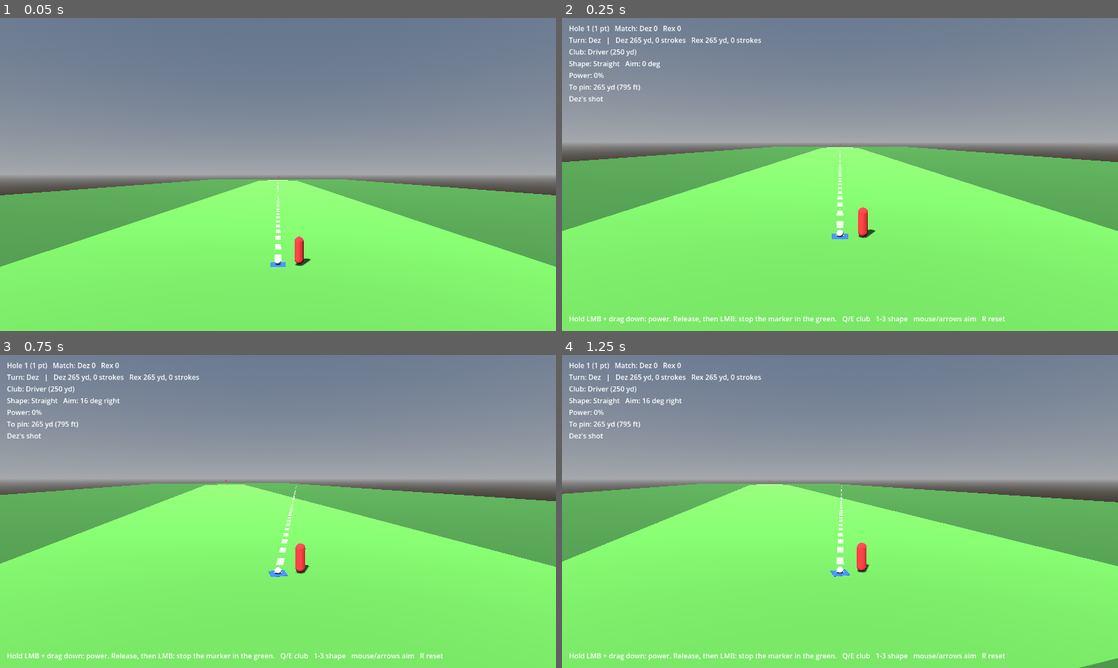
Above: before the commit, frames 1-4 (two rows, left to right).
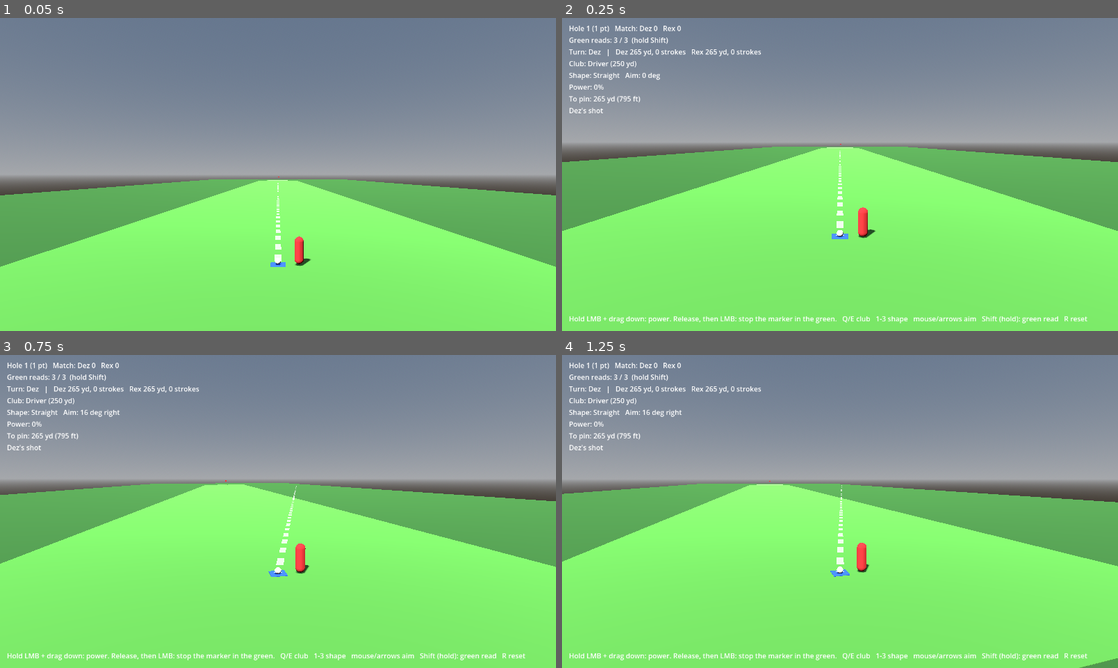
Above: after the commit, the same moments.

Repository: tredaman5/Back-Nine
Game: Godot game, scene res://scenes/test/test_course.tscn
Two runs of this game, one before a commit and one after it. Both use one fixed random seed, a clock stepped at 60 frames per second and the inputs below.
Inputs (mouse positions are in pixels of both pictures, inside the frame that each line leads up to):
- Up to frame 1 (0.05 s): no input
- Up to frame 2 (0.25 s): no input
- Up to frame 3 (0.75 s): tap Enter at 0.5 s; move the mouse to (400, 495) at 0.52 s; tap Left (aim_left) at 0.6 s
- Up to frame 4 (1.25 s): no input

Frame 1 is identical in both runs. In frame 2, 1.3% of the frame differs, in the area x 1-95%, y 6-98%; in frame 3, 1.4%; in frame 4, 1.4%.

Commit message:
Show green reads in HUD and give balls the hole's green slope

Diff:
--- a/scenes/ui/hud.tscn
+++ b/scenes/ui/hud.tscn
@@ -18,6 +18,12 @@
 layout_mode = 2
 mouse_filter = 2
 text = "Score"
+
+[node name="ReadsLabel" type="Label" parent="Info"]
+unique_name_in_owner = true
+layout_mode = 2
+mouse_filter = 2
+text = "Green reads"
 
 [node name="MatchLabel" type="Label" parent="Info"]
 unique_name_in_owner = true
@@ -60,7 +66,7 @@
 offset_right = 1260.0
 offset_bottom = 710.0
 mouse_filter = 2
-text = "Hold LMB + drag down: power. Release, then LMB: stop the marker in the green.   Q/E club   1-3 shape   mouse/arrows aim   R reset"
+text = "Hold LMB + drag down: power. Release, then LMB: stop the marker in the green.   Q/E club   1-3 shape   mouse/arrows aim   Shift (hold): green read   R reset"
 
 [node name="SwingMeter" type="Control" parent="."]
 mouse_filter = 2
--- a/scripts/debug/match_debug.gd
+++ b/scripts/debug/match_debug.gd
@@ -37,6 +37,7 @@
 		player.ball,
 		hole.cup)
 	_hud.bind_match(_manager, hole)
+	_hud.bind_reader(player.get_node("GreenReader") as GreenReader)
 
 	(player.get_node("SwingController") as SwingController).swing_resolved.connect(_on_swing_resolved)
 	for golfer: Golfer in _manager.golfers:
--- a/scripts/match/match_manager.gd
+++ b/scripts/match/match_manager.gd
@@ -43,6 +43,7 @@
 	for golfer: Golfer in golfers:
 		var ball := ball_scene.instantiate() as BallPhysics
 		get_parent().add_child(ball)
+		ball.green_slope = hole.green_slope_at
 		golfer.set_ball(ball)
 		golfer.hole = hole
 		golfer.bind_match(self)
--- a/scripts/ui/hud_controller.gd
+++ b/scripts/ui/hud_controller.gd
@@ -5,6 +5,7 @@
 
 const FEET_PER_YARD: float = 3.0
 
+@onready var _reads_label: Label = %ReadsLabel
 @onready var _score_label: Label = %ScoreLabel
 @onready var _match_label: Label = %MatchLabel
 @onready var _club_label: Label = %ClubLabel
@@ -40,6 +41,16 @@
 	manager.turn_started.connect(_on_turn_started)
 
 
+## Show how many green reads are left this hole.
+func bind_reader(reader: GreenReader) -> void:
+	reader.reads_changed.connect(_on_reads_changed)
+	_on_reads_changed(reader.reads_left)
+
+
+func _on_reads_changed(reads_left: int) -> void:
+	_reads_label.text = "Green reads: %d / %d  (hold Shift)" % [reads_left, GreenReader.MAX_READS]
+
+
 func _on_turn_started(golfer: Golfer) -> void:
 	_turn_name = golfer.display_name
 
